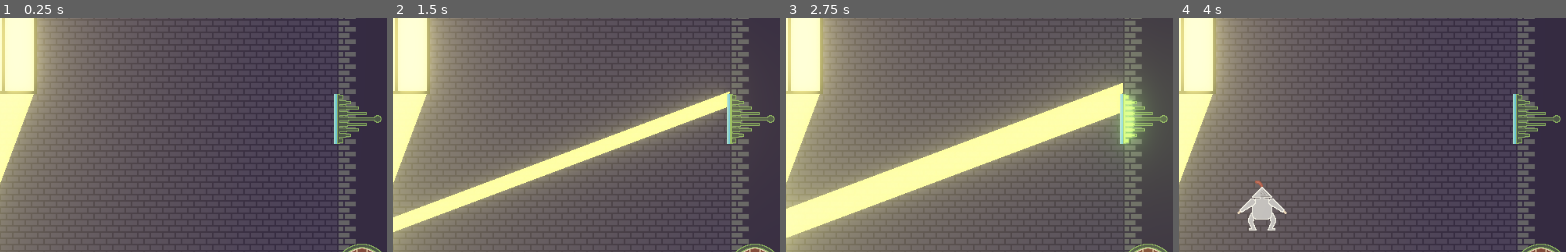
Above: before the commit, frames 1-4 (left to right).
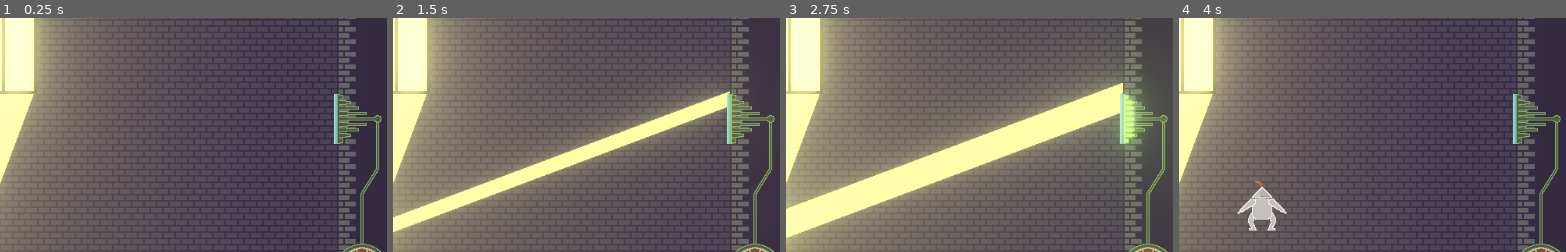
Above: after the commit, the same moments.

Repository: marc-jones/game-off-2022
Game: Godot game, scene res://nodes/PlayState.tscn
The game is run twice, just before and just after one commit, with the same random seed, the same clock (stepped at 60 frames per second) and the same inputs.
Inputs:
- Up to frame 1 (0.25 s): no input
- Up to frame 2 (1.5 s): tap Enter at 0.5 s; hold Right (move_right) from 0.53 s (still down); tap Down (crouch) at 0.6, 1.35 s; tap Space (jump) at 0.77 s
- Up to frame 3 (2.75 s): tap Space (jump) at 1.52 s; release Right (move_right) at 2.03 s; hold Left (move_left) from 2.03 s (still down); tap Down (crouch) at 2.1 s
- Up to frame 4 (4 s): release Left (move_left) at 2.78 s; hold Right (move_right) from 2.78 s (still down); tap Down (crouch) at 2.85, 3.6 s; tap Space (jump) at 3.02, 3.77 s
The pictures show only the part of the screen within x 50-100%, y 34-84%; the shares and areas given below are measured in that part.

The runs differ from the first frame. In frame 1, 0.5% of the frame differs, in the area x 93-98%, y 44-97%; in frame 2, 0.5%; in frame 3, 0.5%; in frame 4, 0.5%.

Commit message:
Wiring and improved level exit

Diff:
--- a/nodes/PlayState.tscn
+++ b/nodes/PlayState.tscn
@@ -8,6 +8,7 @@
 [ext_resource path="res://nodes/Mirror.tscn" type="PackedScene" id=6]
 [ext_resource path="res://assets/mirror_holder.png" type="Texture" id=7]
 [ext_resource path="res://nodes/Window.tscn" type="PackedScene" id=8]
+[ext_resource path="res://nodes/Wiring.tscn" type="PackedScene" id=9]
 
 [sub_resource type="Environment" id=2]
 background_mode = 4
@@ -40,6 +41,9 @@
 
 [node name="PlayState" type="Node2D"]
 
+[node name="WorldEnvironment" type="WorldEnvironment" parent="."]
+environment = SubResource( 2 )
+
 [node name="BackgroundTileMap" type="TileMap" parent="."]
 position = Vector2( 0, -20 )
 tile_set = ExtResource( 4 )
@@ -47,7 +51,7 @@
 collision_layer = 3
 collision_mask = 3
 format = 1
-tile_data = PoolIntArray( -1, 2, 1, -65536, 2, 2, -65535, 2, …(2286 unchanged characters)… 766, 0, 0, 458767, 2, 65537, 458768, 2, 65539, 589823, 2, 65537, 524288, 2, 65539, 524289, 0, 0, 524290, 0, 0, 524291, 0, 0, 524292, 0, 0, 524293, 0, 0, 524294, 0, 0, 524295, 0, 0, 524296, 0, 0, 524297, 0, 0, 524298, 0, 0, 524299, 0, 0, 524300, 0, 0, 524301, 0, 0, 524302, 0, 0, 524303, 3, 0, 524304, 2, 65539, 655359, 2, 65537, 589824, 2, 131076, 589825, 2, 2, 589826, 2, 2, 589827, 2, 2, 589828, 2, 2, 589829, 2, 2, 589830, 2, 2, 589831, 2, 2, 589832, 2, 2, 589833, 2, 2, 589834, 2, 2, 589835, 2, 2, 589836, 2, 2, 589837, 2, 2, 589838, 2, 2, 589839, 2, 4, 589840, 2, 65539, 720895, 2, 131073, 655360, 2, 131074,  …(304 unchanged characters)…
+tile_data = PoolIntArray( -1, 2, 1, -65536, 2, 2, -65535, 2, …(2286 unchanged characters)… 766, 0, 0, 458767, 2, 65537, 458768, 2, 131076, 458769, 2, 2, 458770, 2, 3, 589823, 2, 65537, 524288, 2, 65539, 524289, 0, 0, 524290, 0, 0, 524291, 0, 0, 524292, 0, 0, 524293, 0, 0, 524294, 0, 0, 524295, 0, 0, 524296, 0, 0, 524297, 0, 0, 524298, 0, 0, 524299, 0, 0, 524300, 0, 0, 524301, 0, 0, 524302, 0, 0, 524303, 3, 0, 524304, 3, 0, 524305, 3, 0, 524306, 2, 65539, 655359, 2, 65537, 589824, 2, 131076, 589825, 2, 2, 589826, 2, 2, 589827, 2, 2, 589828, 2, 2, 589829, 2, 2, 589830, 2, 2, 589831, 2, 2, 589832, 2, 2, 589833, 2, 2, 589834, 2, 2, 589835, 2, 2, 589836, 2, 2, 589837, 2, 2, 589838, 2, 2, 589839, 2, 4, 589840, 2, 65540, 589841, 2, 131074, 589842, 2, 131075, 720895, 2, 131073, 655360, 2, 131074,  …(304 unchanged characters)…
 
 [node name="Door" parent="." instance=ExtResource( 5 )]
 position = Vector2( 992, 524 )
@@ -67,19 +71,23 @@
 default_color = Color( 1, 1, 1, 1 )
 end_cap_mode = 2
 
-[node name="Player" parent="." instance=ExtResource( 1 )]
-position = Vector2( 104, 524 )
+[node name="LevelObjects" type="Node2D" parent="."]
 
-[node name="WorldEnvironment" type="WorldEnvironment" parent="."]
-environment = SubResource( 2 )
-
-[node name="Mirror" parent="." instance=ExtResource( 6 )]
+[node name="Mirror" parent="LevelObjects" instance=ExtResource( 6 )]
 position = Vector2( 608, 76 )
 rotation = -1.57079
 
-[node name="Mirror2" parent="." instance=ExtResource( 6 )]
+[node name="Mirror2" parent="LevelObjects" instance=ExtResource( 6 )]
 position = Vector2( 96, 396 )
 rotation = 2.87979
+
+[node name="Wiring" parent="LevelObjects" instance=ExtResource( 9 )]
+points = PoolVector2Array( 1012, 332, 1012, 396, 992, 428, 992, 492 )
+target = NodePath("../../Door")
+
+[node name="LightSwitch" parent="LevelObjects" instance=ExtResource( 3 )]
+position = Vector2( 960, 332 )
+target = NodePath("../Wiring")
 
 [node name="ForegroundTileMap" type="TileMap" parent="."]
 position = Vector2( 0, -20 )
@@ -87,6 +95,5 @@
 format = 1
 tile_data = PoolIntArray( 65545, 1610612736, 0, 393217, -1610612736, 0 )
 
-[node name="LightSwitch" parent="." instance=ExtResource( 3 )]
-position = Vector2( 960, 332 )
-target = NodePath("../Door")
+[node name="Player" parent="." instance=ExtResource( 1 )]
+position = Vector2( 104, 524 )
--- a/nodes/TileSet.tres
+++ b/nodes/TileSet.tres
@@ -336,10 +336,10 @@
 3/texture = ExtResource( 2 )
 3/tex_offset = Vector2( 0, 0 )
 3/modulate = Color( 1, 1, 1, 1 )
-3/region = Rect2( 0, 0, 64, 64 )
+3/region = Rect2( 0, 0, 128, 64 )
 3/tile_mode = 1
 3/autotile/bitmask_mode = 1
-3/autotile/bitmask_flags = [ Vector2( 0, 0 ), 438 ]
+3/autotile/bitmask_flags = [ Vector2( 0, 0 ), 438, Vector2( 1, 0 ), 219 ]
 3/autotile/icon_coordinate = Vector2( 0, 0 )
 3/autotile/tile_size = Vector2( 64, 64 )
 3/autotile/spacing = 0
--- /dev/null
+++ b/nodes/Wiring.tscn
@@ -0,0 +1,6 @@
+[gd_scene load_steps=2 format=2]
+
+[ext_resource path="res://scripts/Wiring.gd" type="Script" id=1]
+
+[node name="Wiring" type="Line2D"]
+script = ExtResource( 1 )
--- /dev/null
+++ b/scripts/Wiring.gd
@@ -0,0 +1,62 @@
+extends Line2D
+
+const FILL_SPEED = 100.0
+const OUTLINE_COLOUR = Color("#8ab060")
+const OUTLINE_WIDTH = 4
+const OFFLINE_COLOUR = Color("#4e584a")
+const ONLINE_COLOUR = Color("#c2d368")
+const FILL_WIDTH = 2
+
+export (NodePath) var target
+
+var guide_points
+var active = false
+var next_idx = 0
+var t = 0.0
+
+func _ready():
+	set_width(OUTLINE_WIDTH)
+	set_default_color(OUTLINE_COLOUR)
+	guide_points = get_points()
+	create_offline_fill()
+
+func activate():
+	active = true
+	create_online_fill()
+
+func _process(delta):
+	if active:
+		var points = Array($OnlineFill.get_points())
+		points.pop_back()
+		t += (delta * FILL_SPEED) / guide_points[next_idx].distance_to(guide_points[next_idx-1])
+		if 1.0 <= t:
+			t -= 1
+			points.append(guide_points[next_idx])
+			next_idx += 1
+		if next_idx < len(guide_points):
+			points.append(points.back().linear_interpolate(guide_points[next_idx], t))
+		else:
+			active = false
+			if target:
+				get_node(target).activate()
+		$OnlineFill.set_points(points)
+
+func create_offline_fill():
+	var line = Line2D.new()
+	line.name = "OfflineFill"
+#	line.set_position($Guide.get_position())
+	line.set_points(guide_points)
+	line.set_width(FILL_WIDTH)
+	line.set_default_color(OFFLINE_COLOUR)
+	add_child(line)
+
+func create_online_fill():
+	var line = Line2D.new()
+	line.name = "OnlineFill"
+#	line.set_position($Guide.get_position())
+	line.set_points([guide_points[0], guide_points[0]])
+	line.set_width(FILL_WIDTH)
+	line.set_default_color(ONLINE_COLOUR)
+	line.set_modulate(Color(1.0, 1.5, 1.0))
+	add_child(line)
+	next_idx = 1
Binary file changed: assets/tiles/blank.png
Not shown: 1 places in nodes/PlayState.tscn that only renumber resources
